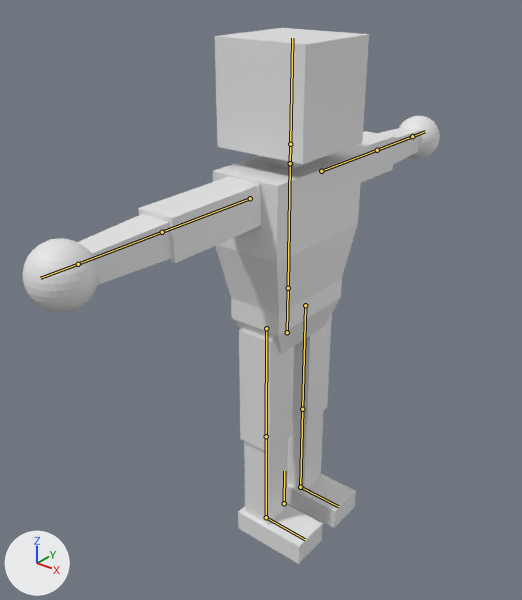
An edit to the Blender file UntitledSkiGame/Assets/ProjectAssets/Art/Models/blender/playermodel.blend, drawn before and after from the same camera.
One viewpoint serves both versions: a 50 mm lens placed at (8.25, -11.23, 12.26), pointed at (-0.01, -0.91, 5.87). The axes (+X, +Y, +Z) are drawn at lower left. The lights are the same throughout. The first picture is the older version. The bones that bend it are drawn over the model as lines.
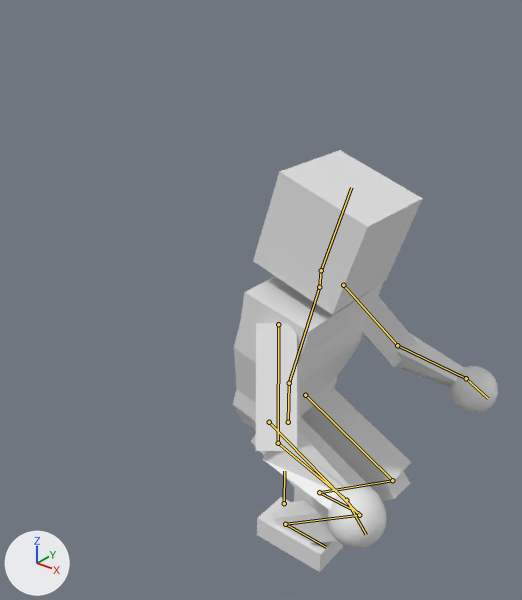
Commit message: Player idle + ski transition

The newer file adds an action. The first version stands in its rest pose; the second is drawn at frame 10 of the action 'ski_transition'.

What differs and where, as boxes [x1, y1, x2, y2] in the pictures (522 x 600 px):
'Cube', posed (37% narrower, 21% shorter): before [22, 28, 440, 564]; after [233, 150, 498, 572]
bone 'pelvis', root to tip: before (287, 332) to (288, 288); after (288, 422) to (289, 383)
bone 'torso', root to tip: before (288, 288) to (290, 163); after (289, 383) to (319, 287)
bone 'neck', root to tip: before (290, 163) to (290, 144); after (319, 287) to (321, 270)
bone 'head', root to tip: before (290, 144) to (292, 38); after (321, 270) to (351, 187)
bone 'LArm', root to tip: before (321, 171) to (377, 150); after (343, 285) to (397, 345)
bone 'LForearm', root to tip: before (377, 150) to (412, 136); after (397, 345) to (466, 378)
bone 'LHannd', root to tip: before (412, 136) to (425, 131); after (466, 378) to (488, 398)
bone 'RArm', root to tip: before (250, 198) to (162, 232); after (278, 324) to (278, 443)
bone 'RForearm', root to tip: before (162, 232) to (78, 264); after (278, 443) to (346, 500)
bone 'RHand', root to tip: before (78, 264) to (40, 278); after (346, 500) to (366, 534)
bone 'RLeg', root to tip: before (266, 328) to (266, 436); after (269, 422) to (359, 515)
bone 'LLowerLeg', root to tip: before (266, 436) to (266, 517); after (359, 515) to (285, 524)
bone 'RFoot', root to tip: before (266, 517) to (305, 539); after (285, 524) to (326, 547)
bone 'LLeg', root to tip: before (305, 305) to (302, 409); after (305, 395) to (392, 480)
bone 'LLowerLeg.002', root to tip: before (302, 409) to (300, 487); after (392, 480) to (319, 492)
bone 'LFoot', root to tip: before (300, 487) to (338, 506); after (319, 492) to (359, 513)

The change, as a diff of the scene's bpy script:
```diff
--- a/UntitledSkiGame/Assets/ProjectAssets/Art/Models/blender/playermodel.blend.py
+++ b/UntitledSkiGame/Assets/ProjectAssets/Art/Models/blender/playermodel.blend.py
@@ bone_pelvis @@
 bone_pelvis = bpy.data.objects['Armature'].pose.bones['pelvis']  # child of 'root'
-bone_pelvis.location = (0.0, 0.0, 0.0)
+bone_pelvis.location = (0.07, -2.34, -0.01)
@@ bone_torso @@
 bone_torso = bpy.data.objects['Armature'].pose.bones['torso']  # child of 'pelvis'
-bone_torso.rotation_quaternion = (1.0, 0.0, 0.0, 0.0)  # degrees (0, 0, 0)
+bone_torso.rotation_quaternion = (0.991, 0.0, 0.0, -0.136)  # degrees (0, 0, -16)
@@ bone_neck @@
 bone_neck = bpy.data.objects['Armature'].pose.bones['neck']  # child of 'torso'
-bone_neck.rotation_quaternion = (1.0, 0.0, 0.0, 0.0)  # degrees (0, 0, 0)
+bone_neck.rotation_quaternion = (0.993, 0.0, 0.0, 0.119)  # degrees (0, 0, 14)
@@ bone_head @@
 bone_head = bpy.data.objects['Armature'].pose.bones['head']  # child of 'neck'
-bone_head.rotation_quaternion = (1.0, 0.0, 0.0, 0.0)  # degrees (0, 0, 0)
+bone_head.rotation_quaternion = (0.981, 0.0, 0.0, -0.141)  # degrees (0, 0, -16)
@@ bone_larm @@
 bone_larm = bpy.data.objects['Armature'].pose.bones['LArm']  # child of 'torso'
-bone_larm.rotation_quaternion = (1.0, 0.0, 0.0, 0.0)  # degrees (0, 0, 0)
+bone_larm.rotation_quaternion = (0.874, -0.372, -0.008, -0.313)  # degrees (-42, -14, -34)
@@ bone_lforearm @@
 bone_lforearm = bpy.data.objects['Armature'].pose.bones['LForearm']  # child of 'LArm'
-bone_lforearm.rotation_quaternion = (1.0, 0.0, 0.0, 0.0)  # degrees (0, 0, 0)
+bone_lforearm.rotation_quaternion = (0.84, 0.049, -0.282, -0.461)  # degrees (22, -25, -63)
@@ bone_lhannd @@
 bone_lhannd = bpy.data.objects['Armature'].pose.bones['LHannd']  # child of 'LForearm'
-bone_lhannd.location = (0.0, 0.0, 0.0)
-bone_lhannd.rotation_quaternion = (1.0, 0.0, 0.0, 0.0)  # degrees (0, 0, 0)
+bone_lhannd.location = (0.0, 0.03, 0.0)
+bone_lhannd.rotation_quaternion = (0.933, -0.092, 0.287, 0.196)  # degrees (-4, 35, 22)
@@ bone_rarm @@
 bone_rarm = bpy.data.objects['Armature'].pose.bones['RArm']  # child of 'torso'
-bone_rarm.rotation_quaternion = (1.0, 0.0, 0.0, 0.0)  # degrees (0, 0, 0)
+bone_rarm.rotation_quaternion = (0.842, -0.409, 0.015, 0.319)  # degrees (-46, 17, 34)
@@ bone_rforearm @@
 bone_rforearm = bpy.data.objects['Armature'].pose.bones['RForearm']  # child of 'RArm'
-bone_rforearm.rotation_quaternion = (1.0, 0.0, 0.0, 0.0)  # degrees (0, 0, 0)
+bone_rforearm.rotation_quaternion = (0.84, 0.049, 0.277, 0.464)  # degrees (22, 25, 63)
@@ bone_rhand @@
 bone_rhand = bpy.data.objects['Armature'].pose.bones['RHand']  # child of 'RForearm'
-bone_rhand.location = (0.0, 0.0, 0.0)
-bone_rhand.rotation_quaternion = (1.0, 0.0, 0.0, 0.0)  # degrees (0, 0, 0)
+bone_rhand.location = (0.0, -0.03, 0.0)
+bone_rhand.rotation_quaternion = (0.933, -0.074, -0.281, -0.212)  # degrees (-1, -34, -25)
@@ bone_rleg @@
 bone_rleg = bpy.data.objects['Armature'].pose.bones['RLeg']  # child of 'pelvis'
-bone_rleg.rotation_quaternion = (1.0, 0.0, 0.0, 0.0)  # degrees (0, 0, 0)
+bone_rleg.rotation_quaternion = (0.857, -0.516, 0.0, 0.0)  # degrees (-62, 0, 0)
@@ bone_llowerleg @@
 bone_llowerleg = bpy.data.objects['Armature'].pose.bones['LLowerLeg']  # child of 'RLeg'
-bone_llowerleg.rotation_quaternion = (1.0, 0.0, 0.0, 0.0)  # degrees (0, 0, 0)
+bone_llowerleg.rotation_quaternion = (0.525, 0.851, 0.0, 0.0)  # degrees (117, 0, 0)
@@ bone_rfoot @@
 bone_rfoot = bpy.data.objects['Armature'].pose.bones['RFoot']  # child of 'LLowerLeg'
-bone_rfoot.rotation_quaternion = (1.0, 0.0, 0.0, 0.0)  # degrees (0, 0, 0)
+bone_rfoot.rotation_quaternion = (0.891, -0.454, 0.0, 0.0)  # degrees (-54, 0, 0)
@@ bone_lleg @@
 bone_lleg = bpy.data.objects['Armature'].pose.bones['LLeg']  # child of 'pelvis'
-bone_lleg.rotation_quaternion = (1.0, 0.0, 0.0, 0.0)  # degrees (0, 0, 0)
+bone_lleg.rotation_quaternion = (0.857, -0.516, 0.0, 0.0)  # degrees (-62, 0, 0)
@@ bone_llowerleg_002 @@
 bone_llowerleg_002 = bpy.data.objects['Armature'].pose.bones['LLowerLeg.002']  # child of 'LLeg'
-bone_llowerleg_002.rotation_quaternion = (1.0, 0.0, 0.0, 0.0)  # degrees (0, 0, 0)
+bone_llowerleg_002.rotation_quaternion = (0.525, 0.851, 0.0, 0.0)  # degrees (117, 0, 0)
@@ bone_lfoot @@
 bone_lfoot = bpy.data.objects['Armature'].pose.bones['LFoot']  # child of 'LLowerLeg.002'
-bone_lfoot.rotation_quaternion = (1.0, 0.0, 0.0, 0.0)  # degrees (0, 0, 0)
+bone_lfoot.rotation_quaternion = (0.891, -0.454, 0.0, 0.0)  # degrees (-54, 0, 0)
```
